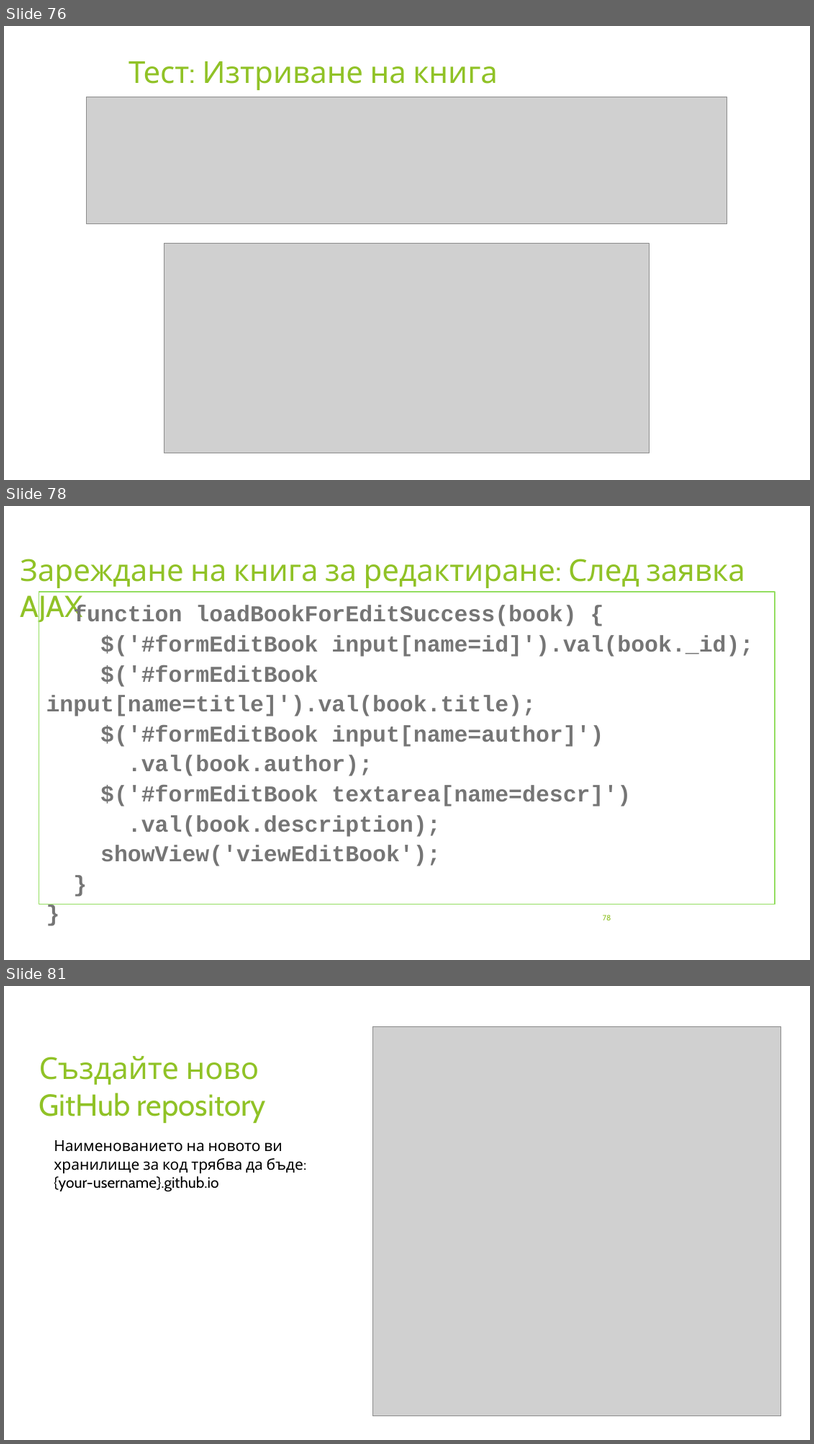
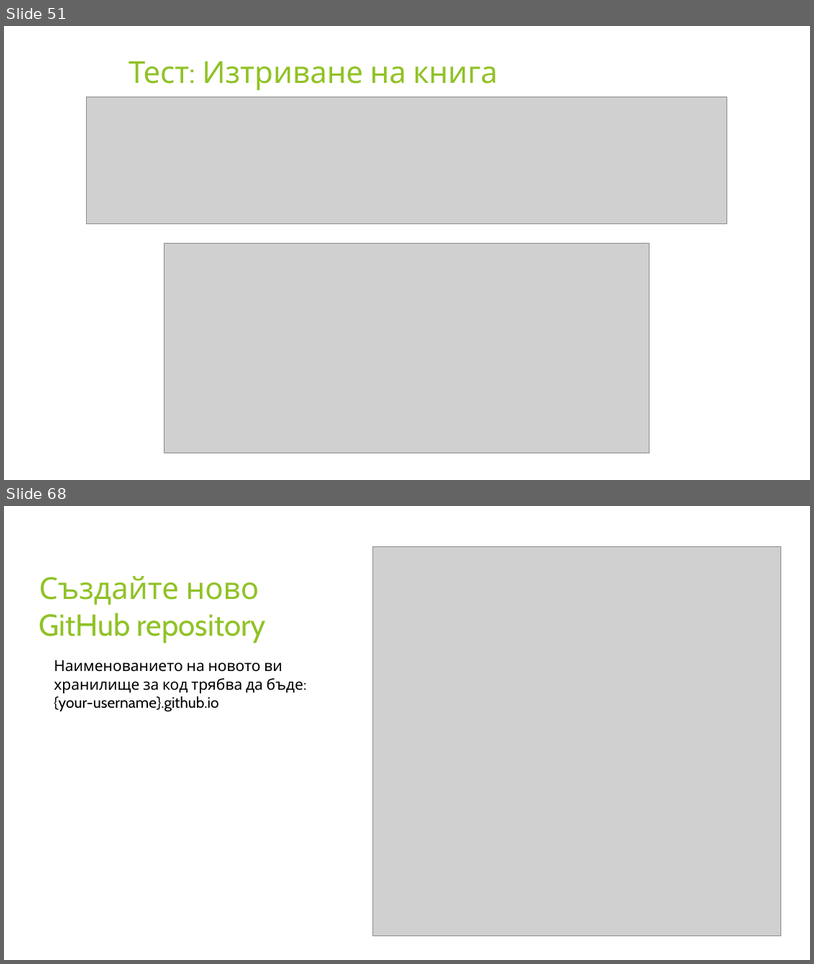
Before and after one commit to profjordanov/hybrid-app-development, a slide deck: 03. Async JS/tasks.pptx. Shown one above the other, each under a label of ours: slides 76, 78 and 81 before the commit, slides 51 and 68 after it; the slides between them are not shown. The pictures are 814x1444 and 814x964 pixels, drawn with LibreOffice and Linux fonts; fonts in the diff are those of the drawing; grey boxes stand for pictures. Boxes give left, top, right and bottom in pixels: in the first picture for what was removed or moved away, otherwise in the second. Text is boxed around its words. In the diff, an @@ line names an element or a change of style, - is before the commit and + after.

```diff
--- a/03. Async JS/tasks.pptx
+++ b/03. Async JS/tasks.pptx
@@ slide 78 removed at [4,506,810,960], background #FFFFFF @@
@@ title removed at [20,559,746,624] @@
-Зареждане на книга за редактиране: След заявка AJAX
@@ rectangle removed at [39,592,775,904] @@
-function loadBookForEditSuccess(book) {
-$('#formEditBook input[name=id]').val(book._id);
-$('#formEditBook input[name=title]').val(book.title);
-$('#formEditBook input[name=author]')
-.val(book.author);
-$('#formEditBook textarea[name=descr]')
-.val(book.description);
-showView('viewEditBook');
-}
-}
@@ page number removed at [603,914,612,920] @@
-78
@@ what was slide 76 is now slide 51 @@
@@ what was slide 81 is now slide 68 @@
```
Also in this commit, not shown: 11 slides changed, 7 slides added, 19 other slides removed, 10 other files.
